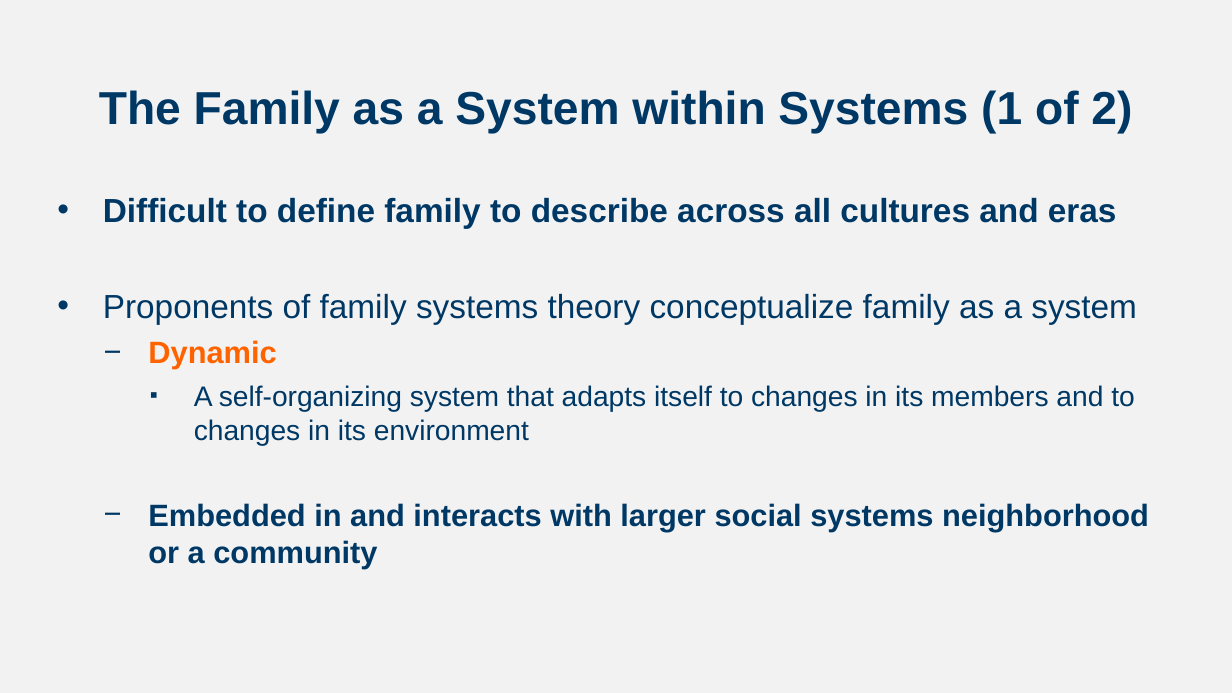
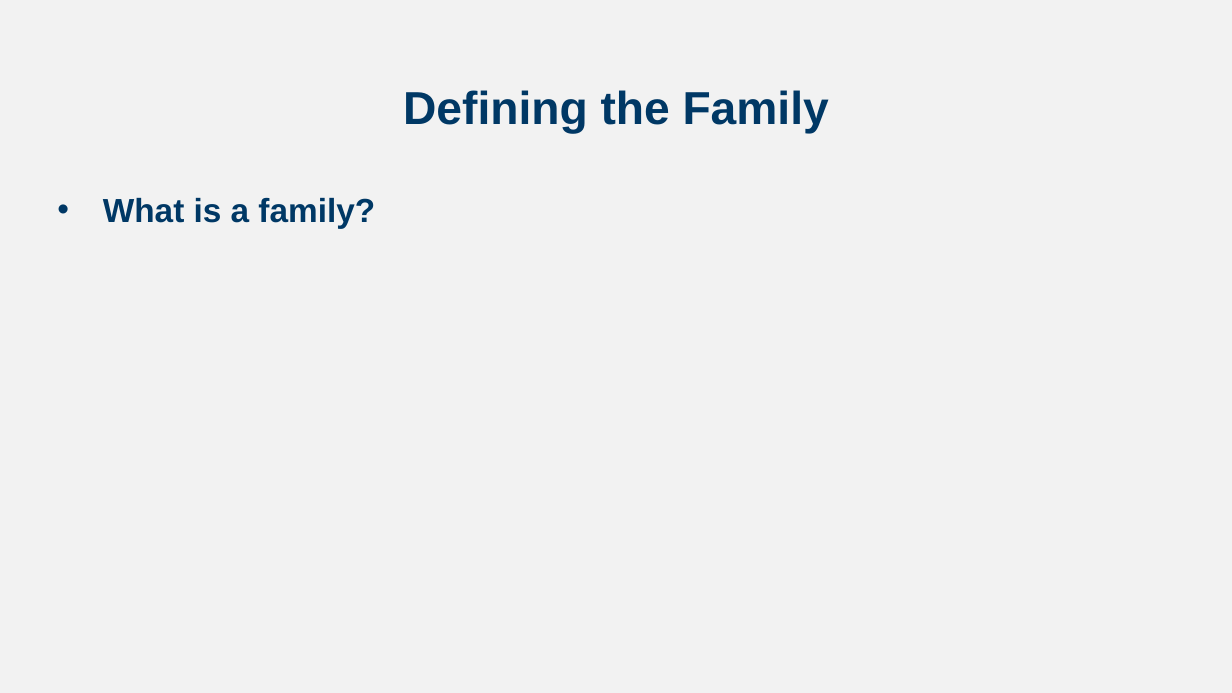
Before and after one commit to npm27/Teaching-Materials, a slide deck: slide 2 of Developmental Fall 23/Slides/Chapter 14.pptx. Drawn at 1232x693 pixels with LibreOffice and Linux fonts; fonts in the diff are those of the drawing. Boxes give left, top, right and bottom in pixels: in the first picture for what was removed or moved away, otherwise in the second. Text is boxed around its words. In the diff, an @@ line names an element or a change of style, - is before the commit and + after.

```diff
--- a/Developmental Fall 23/Slides/Chapter 14.pptx
+++ b/Developmental Fall 23/Slides/Chapter 14.pptx
@@ title at box(403, 90, 829, 133): text changed @@
-The Family as a System within Systems (1 of 2)
+Defining the Family
@@ text at box(103, 197, 375, 228): text changed; bold on @@
-• Difficult to define family to describe across all cultures and eras
-• Proponents of family systems theory conceptualize family as a system
-  − Dynamic
-    ▪ A self-organizing system that adapts itself to changes in its members and to changes in its environment
-  − Embedded in and interacts with larger social systems neighborhood or a community
+• What is a family?
```
Also in this commit, not shown: 6 other slides changed, 2 slides removed.
